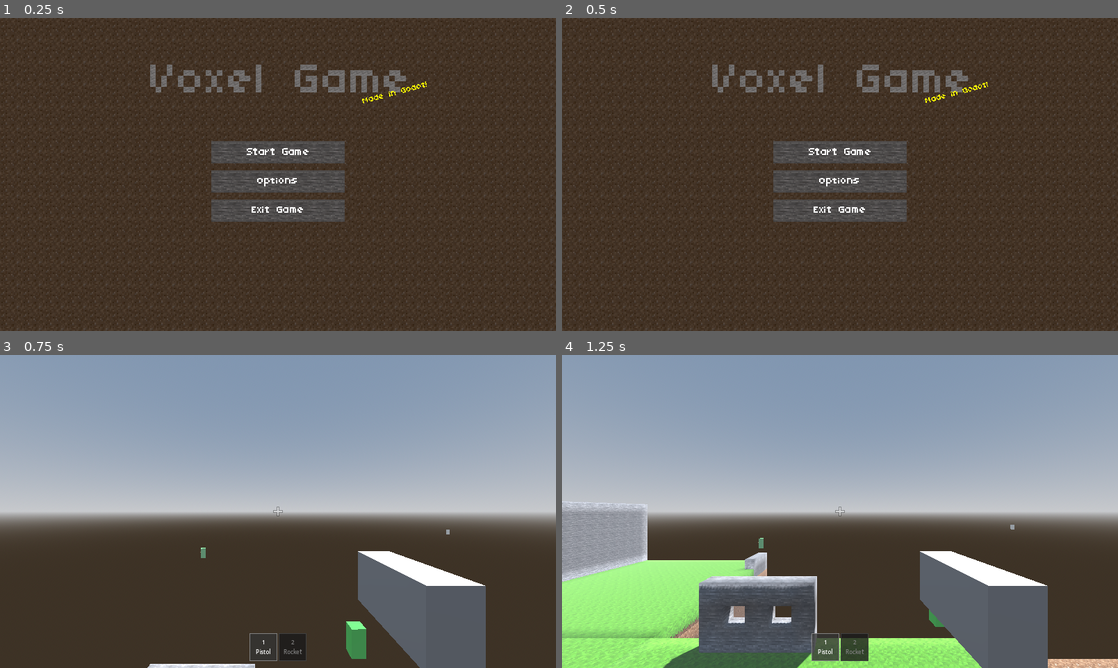
Above: before the commit, frames 1-4 (two rows, left to right).
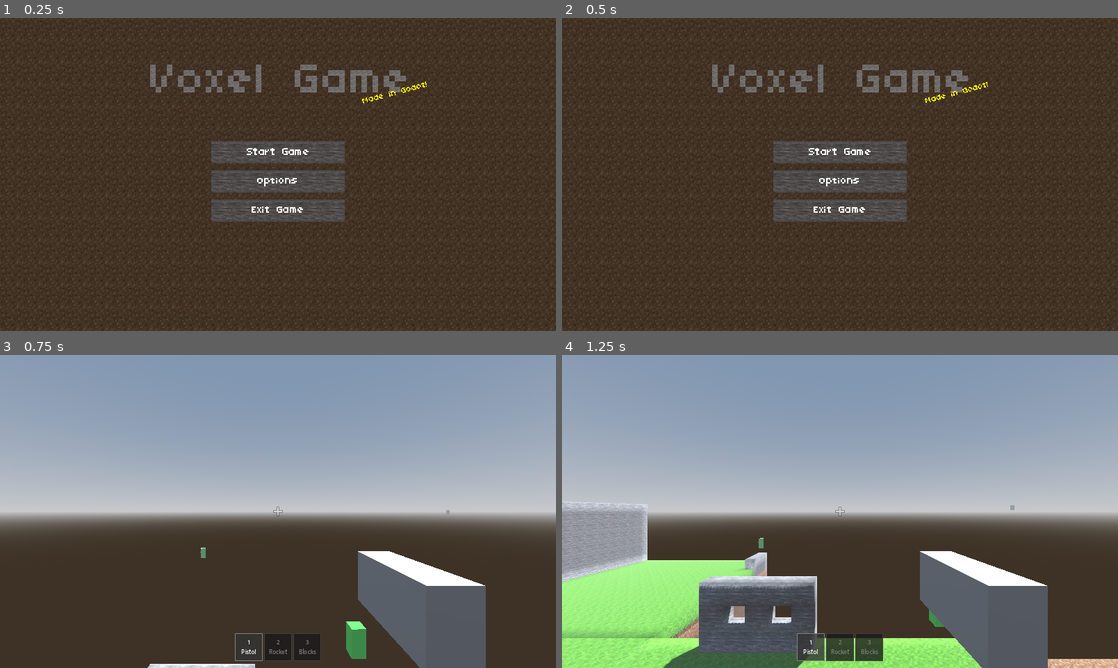
Above: after the commit, the same moments.

Repository: astuka/Warzone
Game: Godot game, scene res://menu/main/main_menu.tscn
Two runs of this game, one before a commit and one after it. Both use one fixed random seed, a clock stepped at 60 frames per second and the inputs below.
Inputs:
- Up to frame 1 (0.25 s): no input
- Up to frame 2 (0.5 s): no input
- Up to frame 3 (0.75 s): click "Start Game" at 0.5 s
- Up to frame 4 (1.25 s): no input

Frames 1-2 are identical in both runs. In frame 3, 0.5% of the frame differs, in the area x 42-81%, y 49-98%; in frame 4, 0.7%, in the area x 42-82%, y 48-98%.

Commit message:
Adds new controls

Diff:
--- a/enemy/enemy_spawner.gd
+++ b/enemy/enemy_spawner.gd
@@ -117,7 +117,7 @@
 	var result = space_state.intersect_ray(query)
 
 	if result:
-		spawn_pos = result.position + Vector3(0, 1.5, 0)  # Place NPC on ground/structure
+		spawn_pos = result.position + Vector3(0, 10, 0)  # Place NPC on ground/structure
 		return spawn_pos
 
 	# If no ground found, spawn at default ground level
@@ -137,11 +137,11 @@
 	var result = space_state.intersect_ray(query)
 
 	if result:
-		spawn_pos = result.position + Vector3(0, 1.5, 0)  # Place NPC on ground/structure
+		spawn_pos = result.position + Vector3(0, 10, 0)  # Place NPC on ground/structure
 		return spawn_pos
 
 	# If no ground found, spawn at default ground level
-	return Vector3(spawn_pos.x, 1.5, spawn_pos.z)
+	return Vector3(spawn_pos.x, 10, spawn_pos.z)
 
 func _on_npc_entered_tree(npc: Node, spawn_pos: Vector3):
 	# Set position once NPC is in the tree
--- a/player/player.gd
+++ b/player/player.gd
@@ -6,10 +6,13 @@
 const MOVEMENT_SPEED_GROUND = 0.6
 const MOVEMENT_SPEED_AIR = 0.11
 const MOVEMENT_SPEED_CROUCH_MODIFIER = 0.5
+const MOVEMENT_SPEED_SPRINT_MODIFIER = 1.8
 const MOVEMENT_FRICTION_GROUND = 0.9
 const MOVEMENT_FRICTION_AIR = 0.98
 
 const MAX_HEALTH = 100
+const LEAN_ANGLE = 15.0  # Degrees to lean
+const LEAN_SPEED = 8.0  # Speed of lean transition
 
 var _mouse_motion = Vector2()
 
@@ -17,10 +20,14 @@
 var weapons: Array[Weapon] = []
 var health: int = MAX_HEALTH
 var is_dead: bool = false
+var lean_amount: float = 0.0  # -1.0 to 1.0 (left to right)
+var is_iron_sights: bool = false
+var is_map_visible: bool = false
 
 @onready var gravity = ProjectSettings.get_setting("physics/3d/default_gravity")
 
 @onready var head = $Head
+@onready var camera = $Head/Camera3D
 @onready var raycast = $Head/RayCast3D
 @onready var camera_attributes = $Head/Camera3D.attributes
 @onready var voxel_world = $"../VoxelWorld"
@@ -28,6 +35,13 @@
 @onready var weapon_mesh = $Head/WeaponMesh
 @onready var health_bar = $"../PauseMenu/HealthBar"
 @onready var pause_menu = $"../PauseMenu"
+@onready var map_camera = $"../MapCamera"
+
+const FOV_NORMAL = 74.0
+const FOV_IRON_SIGHTS = 55.0  # Zoomed in FOV for iron sights
+
+const STONE_BLOCK = 1  # Block ID for stone blocks
+const BLOCK_PLACEMENT_RANGE = 5.0  # Maximum distance for block placement
 
 
 func _ready():
@@ -63,10 +77,30 @@
 	if get_tree().paused:
 		return
 
+	# Update map camera position if map is visible
+	if is_map_visible:
+		_update_map_camera()
+
 	# Mouse movement.
 	_mouse_motion.y = clamp(_mouse_motion.y, -1560, 1560)
 	transform.basis = Basis.from_euler(Vector3(0, _mouse_motion.x * -0.001, 0))
-	head.transform.basis = Basis.from_euler(Vector3(_mouse_motion.y * -0.001, 0, 0))
+	# Note: Head rotation is now handled in _physics_process to include lean
+
+	# Map toggle (M key)
+	if Input.is_action_just_pressed(&"map"):
+		toggle_map()
+
+	# Don't process other inputs when map is visible
+	if is_map_visible:
+		return
+
+	# Iron sights (right click)
+	is_iron_sights = Input.is_action_pressed(&"iron_sights")
+	# Update camera FOV for zoom effect
+	if camera:
+		var target_fov = FOV_IRON_SIGHTS if is_iron_sights else FOV_NORMAL
+		camera.fov = lerpf(camera.fov, target_fov, 0.2)
+	_update_weapon_display()
 
 	# Weapon switching
 	if Input.is_action_just_pressed(&"weapon_1"):
@@ -75,12 +109,18 @@
 	elif Input.is_action_just_pressed(&"weapon_2"):
 		current_weapon_index = 1
 		_update_weapon_display()
-
-	current_weapon_index = clamp(current_weapon_index, 0, weapons.size() - 1)
-
-	# Shooting
+	elif Input.is_action_just_pressed(&"weapon_3"):
+		current_weapon_index = 2
+		_update_weapon_display()
+
+	current_weapon_index = clamp(current_weapon_index, 0, 2)  # Max index is 2 (0=pistol, 1=rocket, 2=blocks)
+
+	# Shooting or block placement
 	if crosshair.visible and Input.is_action_just_pressed(&"shoot"):
-		if weapons.size() > current_weapon_index:
+		if current_weapon_index == 2:
+			# Block placement mode
+			_place_block()
+		elif weapons.size() > current_weapon_index:
 			var current_weapon = weapons[current_weapon_index]
 			# Update raycast range for weapon
 			raycast.target_position = Vector3(0, 0, -current_weapon.range_distance)
@@ -94,8 +134,8 @@
 	if is_dead:
 		return
 
-	# Don't process physics when paused
-	if get_tree().paused:
+	# Don't process physics when paused or map is visible
+	if get_tree().paused or is_map_visible:
 		return
 
 	camera_attributes.dof_blur_far_enabled = Settings.fog_enabled
@@ -105,6 +145,23 @@
 	var crouching = Input.is_action_pressed(&"crouch")
 	head.transform.origin.y = lerpf(head.transform.origin.y, EYE_HEIGHT_CROUCH if crouching else EYE_HEIGHT_STAND, 16 * delta)
 
+	# Leaning (Q/E keys) - Fixed: Q leans left, E leans right
+	var lean_left_pressed = Input.is_action_pressed(&"lean_left")
+	var lean_right_pressed = Input.is_action_pressed(&"lean_right")
+	var target_lean: float = 0.0
+	if lean_left_pressed and not lean_right_pressed:
+		target_lean = 1.0  # Positive for left lean (roll right)
+	elif lean_right_pressed and not lean_left_pressed:
+		target_lean = -1.0  # Negative for right lean (roll left)
+	else:
+		target_lean = 0.0
+
+	lean_amount = lerpf(lean_amount, target_lean, LEAN_SPEED * delta)
+
+	# Apply lean rotation to head (roll rotation)
+	var lean_rotation = lean_amount * deg_to_rad(LEAN_ANGLE)
+	head.transform.basis = Basis.from_euler(Vector3(_mouse_motion.y * -0.001, 0, lean_rotation))
+
 	# Check if player is near a ladder block
 	var is_near_ladder = _check_near_ladder()
 
@@ -119,6 +176,11 @@
 
 	if crouching:
 		movement *= MOVEMENT_SPEED_CROUCH_MODIFIER
+
+	# Sprinting (Shift key)
+	var sprinting = Input.is_action_pressed(&"sprint")
+	if sprinting and not crouching and is_on_floor():
+		movement *= MOVEMENT_SPEED_SPRINT_MODIFIER
 
 	# Ladder climbing - allow vertical movement when near ladder
 	if is_near_ladder:
@@ -163,18 +225,33 @@
 	if hotbar:
 		hotbar.set_current_weapon(current_weapon_index)
 
-	# Update weapon mesh visibility
+	# Update weapon mesh visibility and position
 	if weapon_mesh:
-		weapon_mesh.visible = true
-		# Update mesh based on weapon type
-		if current_weapon_index == 0:
-			# Pistol - smaller cube
-			weapon_mesh.scale = Vector3(0.1, 0.15, 0.3)
-			weapon_mesh.position = Vector3(0.3, -0.2, -0.5)
+		if current_weapon_index == 2:
+			# Block placement mode - hide weapon mesh
+			weapon_mesh.visible = false
 		else:
-			# Rocket launcher - larger cube
-			weapon_mesh.scale = Vector3(0.15, 0.2, 0.5)
-			weapon_mesh.position = Vector3(0.3, -0.25, -0.6)
+			weapon_mesh.visible = true
+			# Update mesh based on weapon type and iron sights state
+			var base_position: Vector3
+			var iron_sights_position: Vector3
+
+			if current_weapon_index == 0:
+				# Pistol - smaller cube
+				weapon_mesh.scale = Vector3(0.1, 0.15, 0.3)
+				base_position = Vector3(0.3, -0.2, -0.5)
+				iron_sights_position = Vector3(0.0, -0.15, -0.25)  # Center-bottom for iron sights
+			else:
+				# Rocket launcher - larger cube
+				weapon_mesh.scale = Vector3(0.15, 0.2, 0.5)
+				base_position = Vector3(0.3, -0.25, -0.6)
+				iron_sights_position = Vector3(0.0, -0.4, -0.35)  # Center-bottom for iron sights
+
+			# Smoothly transition between normal and iron sights position
+			if is_iron_sights:
+				weapon_mesh.position = weapon_mesh.position.lerp(iron_sights_position, 0.2)
+			else:
+				weapon_mesh.position = weapon_mesh.position.lerp(base_position, 0.2)
 
 func take_damage(amount: int):
 	if is_dead:
@@ -279,3 +356,62 @@
 			return true
 
 	return false
+
+func _place_block():
+	# Place a stone block at the location the player is looking at
+	if not voxel_world:
+		return
+
+	# Update raycast to check for block placement
+	raycast.target_position = Vector3(0, 0, -BLOCK_PLACEMENT_RANGE)
+	raycast.force_raycast_update()
+
+	if raycast.is_colliding():
+		var hit_position = raycast.get_collision_point()
+		var hit_normal = raycast.get_collision_normal()
+
+		# Calculate where to place the block (adjacent to the hit face)
+		var block_pos = Vector3i((hit_position + hit_normal * 0.5).floor())
+
+		# Don't place blocks inside the player
+		var player_block_pos = Vector3i(global_position.floor())
+		# Convert to Vector3 to calculate distance
+		if Vector3(block_pos).distance_to(Vector3(player_block_pos)) < 1.5:
+			return
+
+		# Check if there's already a block at this position
+		var existing_block = voxel_world.get_block_global_position(block_pos)
+		if existing_block == 0:  # Only place if position is empty
+			voxel_world.set_block_global_position(block_pos, STONE_BLOCK)
+
+	# Restore original raycast range
+	raycast.target_position = Vector3(0, 0, -4)
+
+func toggle_map():
+	is_map_visible = not is_map_visible
+
+	if is_map_visible:
+		# Show map - switch to map camera
+		if camera:
+			camera.current = false
+		if map_camera:
+			map_camera.current = true
+			_update_map_camera()
+		Input.set_mouse_mode(Input.MOUSE_MODE_VISIBLE)
+	else:
+		# Hide map - switch back to normal camera
+		if map_camera:
+			map_camera.current = false
+		if camera:
+			camera.current = true
+		Input.set_mouse_mode(Input.MOUSE_MODE_CAPTURED)
+
+func _update_map_camera():
+	if not map_camera:
+		return
+
+	# Position camera above player looking straight down
+	#var player_pos = global_position
+	map_camera.global_position = Vector3(0, 100, 0)
+	# Set rotation to look straight down (90 degrees on X axis)
+	map_camera.rotation_degrees = Vector3(-90, 0, 0)
--- a/project.godot
+++ b/project.godot
@@ -71,7 +71,7 @@
 crouch={
 "deadzone": 0.2,
 "events": [Object(InputEventJoypadButton,"resource_local_to_scene":false,"resource_name":"","device":0,"button_index":1,"pressure":0.0,"pressed":false,"script":null)
-, Object(InputEventKey,"resource_local_to_scene":false,"resource_name":"","device":0,"window_id":0,"alt_pressed":false,"shift_pressed":false,"ctrl_pressed":false,"meta_pressed":false,"pressed":false,"keycode":0,"physical_keycode":4194325,"key_label":0,"unicode":0,"echo":false,"script":null)
+, Object(InputEventKey,"resource_local_to_scene":false,"resource_name":"","device":-1,"window_id":0,"alt_pressed":false,"shift_pressed":false,"ctrl_pressed":false,"meta_pressed":false,"pressed":false,"keycode":0,"physical_keycode":4194326,"key_label":0,"unicode":0,"echo":false,"script":null)
 ]
 }
 pause={
@@ -154,6 +154,36 @@
 "events": [Object(InputEventKey,"resource_local_to_scene":false,"resource_name":"","device":0,"window_id":0,"alt_pressed":false,"shift_pressed":false,"ctrl_pressed":false,"meta_pressed":false,"pressed":false,"keycode":0,"physical_keycode":50,"key_label":0,"unicode":0,"echo":false,"script":null)
 ]
 }
+weapon_3={
+"deadzone": 0.2,
+"events": [Object(InputEventKey,"resource_local_to_scene":false,"resource_name":"","device":0,"window_id":0,"alt_pressed":false,"shift_pressed":false,"ctrl_pressed":false,"meta_pressed":false,"pressed":false,"keycode":0,"physical_keycode":51,"key_label":0,"unicode":0,"echo":false,"script":null)
+]
+}
+map={
+"deadzone": 0.2,
+"events": [Object(InputEventKey,"resource_local_to_scene":false,"resource_name":"","device":0,"window_id":0,"alt_pressed":false,"shift_pressed":false,"ctrl_pressed":false,"meta_pressed":false,"pressed":false,"keycode":0,"physical_keycode":77,"key_label":0,"unicode":0,"echo":false,"script":null)
+]
+}
+sprint={
+"deadzone": 0.2,
+"events": [Object(InputEventKey,"resource_local_to_scene":false,"resource_name":"","device":0,"window_id":0,"alt_pressed":false,"shift_pressed":false,"ctrl_pressed":false,"meta_pressed":false,"pressed":false,"keycode":0,"physical_keycode":4194325,"key_label":0,"unicode":0,"echo":false,"script":null)
+]
+}
+lean_left={
+"deadzone": 0.2,
+"events": [Object(InputEventKey,"resource_local_to_scene":false,"resource_name":"","device":0,"window_id":0,"alt_pressed":false,"shift_pressed":false,"ctrl_pressed":false,"meta_pressed":false,"pressed":false,"keycode":0,"physical_keycode":81,"key_label":0,"unicode":0,"echo":false,"script":null)
+]
+}
+lean_right={
+"deadzone": 0.2,
+"events": [Object(InputEventKey,"resource_local_to_scene":false,"resource_name":"","device":0,"window_id":0,"alt_pressed":false,"shift_pressed":false,"ctrl_pressed":false,"meta_pressed":false,"pressed":false,"keycode":0,"physical_keycode":69,"key_label":0,"unicode":0,"echo":false,"script":null)
+]
+}
+iron_sights={
+"deadzone": 0.2,
+"events": [Object(InputEventMouseButton,"resource_local_to_scene":false,"resource_name":"","device":0,"window_id":0,"alt_pressed":false,"shift_pressed":false,"ctrl_pressed":false,"meta_pressed":false,"button_mask":0,"position":Vector2(0, 0),"global_position":Vector2(0, 0),"factor":1.0,"button_index":2,"canceled":false,"pressed":false,"double_click":false,"script":null)
+]
+}
 
 [physics]
 
--- a/ui/weapon_hotbar.gd
+++ b/ui/weapon_hotbar.gd
@@ -2,6 +2,7 @@
 
 @onready var slot_1 = $HBoxContainer/Slot1
 @onready var slot_2 = $HBoxContainer/Slot2
+@onready var slot_3 = $HBoxContainer/Slot3
 
 var current_weapon_index: int = 0
 
@@ -17,10 +18,16 @@
 
 func update_hotbar():
 	# Highlight the current weapon slot
-	if slot_1 and slot_2:
+	if slot_1 and slot_2 and slot_3:
 		if current_weapon_index == 0:
 			slot_1.modulate = Color.WHITE
 			slot_2.modulate = Color(0.5, 0.5, 0.5, 1.0)  # Dimmed
+			slot_3.modulate = Color(0.5, 0.5, 0.5, 1.0)  # Dimmed
+		elif current_weapon_index == 1:
+			slot_1.modulate = Color(0.5, 0.5, 0.5, 1.0)  # Dimmed
+			slot_2.modulate = Color.WHITE
+			slot_3.modulate = Color(0.5, 0.5, 0.5, 1.0)  # Dimmed
 		else:
 			slot_1.modulate = Color(0.5, 0.5, 0.5, 1.0)  # Dimmed
-			slot_2.modulate = Color.WHITE
+			slot_2.modulate = Color(0.5, 0.5, 0.5, 1.0)  # Dimmed
+			slot_3.modulate = Color.WHITE
--- a/ui/weapon_hotbar.tscn
+++ b/ui/weapon_hotbar.tscn
@@ -11,6 +11,14 @@
 border_color = Color(0.5, 0.5, 0.5, 1)
 
 [sub_resource type="StyleBoxFlat" id="StyleBoxFlat_2"]
+bg_color = Color(0.2, 0.2, 0.2, 0.8)
+border_width_left = 2
+border_width_top = 2
+border_width_right = 2
+border_width_bottom = 2
+border_color = Color(0.5, 0.5, 0.5, 1)
+
+[sub_resource type="StyleBoxFlat" id="StyleBoxFlat_3"]
 bg_color = Color(0.2, 0.2, 0.2, 0.8)
 border_width_left = 2
 border_width_top = 2
@@ -39,9 +47,9 @@
 anchor_top = 0.5
 anchor_right = 0.5
 anchor_bottom = 0.5
-offset_left = -100.0
+offset_left = -150.0
 offset_top = -40.0
-offset_right = 100.0
+offset_right = 150.0
 offset_bottom = 40.0
 grow_horizontal = 2
 grow_vertical = 2
@@ -80,3 +88,20 @@
 Rocket"
 horizontal_alignment = 1
 vertical_alignment = 1
+
+[node name="Slot3" type="Panel" parent="HBoxContainer"]
+layout_mode = 2
+custom_minimum_size = Vector2(80, 80)
+theme_override_styles/panel = SubResource("StyleBoxFlat_3")
+
+[node name="Label" type="Label" parent="HBoxContainer/Slot3"]
+layout_mode = 1
+anchors_preset = 15
+anchor_right = 1.0
+anchor_bottom = 1.0
+grow_horizontal = 2
+grow_vertical = 2
+text = "3
+Blocks"
+horizontal_alignment = 1
+vertical_alignment = 1
--- a/world/world.tscn
+++ b/world/world.tscn
@@ -63,3 +63,5 @@
 
 [node name="EnemySpawner" type="Node3D" parent="."]
 script = ExtResource("8")
+
+[node name="MapCamera" type="Camera3D" parent="."]
